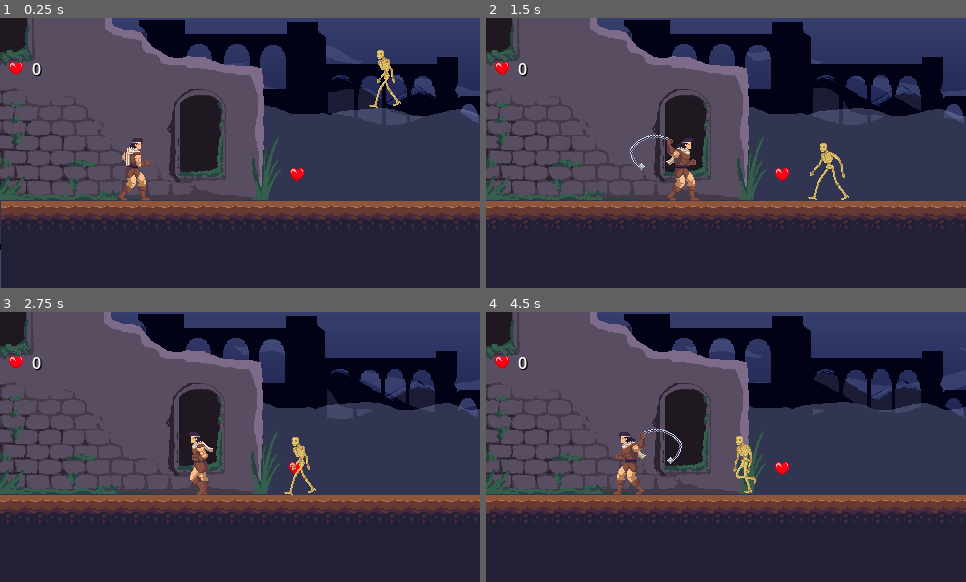
Above: before the commit, frames 1-4 (two rows, left to right).
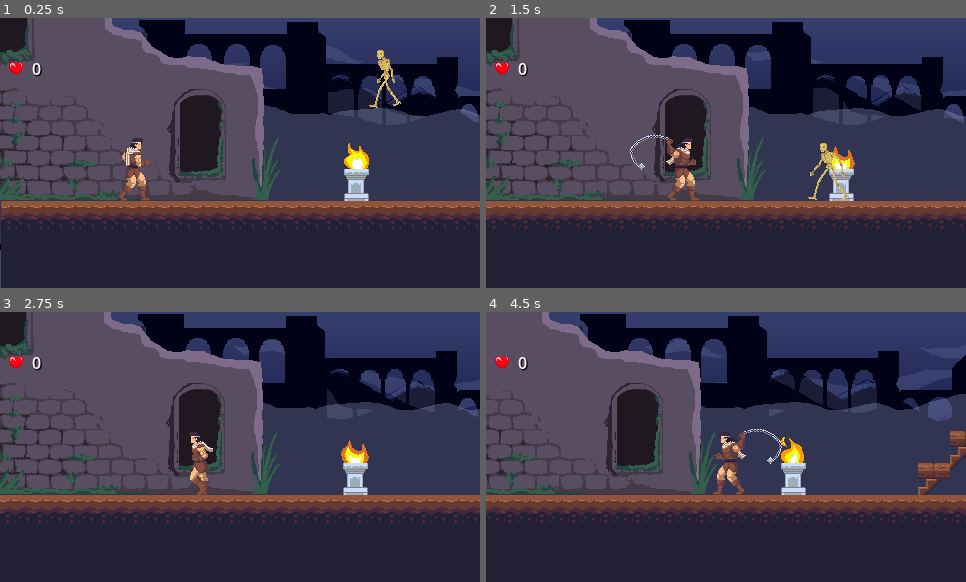
Above: after the commit, the same moments.

Repository: Brnn0/Plataforma-2D-em-Godot
Game: Godot game, scene res://scenes/fase.tscn
The game is run twice, just before and just after one commit, with the same random seed, the same clock (stepped at 60 frames per second) and the same inputs.
Inputs:
- Up to frame 1 (0.25 s): no input
- Up to frame 2 (1.5 s): hold D (move_right) from 0.53 s (still down); tap O (attack) at 0.6, 1.35 s; tap P (jump) at 0.77 s
- Up to frame 3 (2.75 s): tap P (jump) at 1.52 s; release D (move_right) at 2.03 s; hold A (move_left) from 2.03 s (still down); tap O (attack) at 2.1 s
- Up to frame 4 (4.5 s): release A (move_left) at 2.78 s; hold D (move_right) 2.78-4.28 s; tap O (attack) at 2.85, 3.6, 4.35 s; tap P (jump) at 3.02, 3.77 s; hold A (move_left) from 4.28 s (still down)

The runs differ from the first frame. In frame 1, 0.9% of the frame differs, in the area x 60-77%, y 46-68%; in frame 2, 0.7%; in frame 3, 1.2%; in frame 4, 30%, in the area x 0-100%, y 0-79%.

Commit message:
sistema de ataque atualizado
inicio do desenvolvimento de objetos quebráveis

Diff:
--- a/project.godot
+++ b/project.godot
@@ -34,6 +34,8 @@
 [global_group]
 
 Player=""
+Whip=""
+Enemies=""
 
 [input]
 
--- a/scenes/esqueleto.tscn
+++ b/scenes/esqueleto.tscn
@@ -32,7 +32,7 @@
 
 [sub_resource type="Animation" id="Animation_tqj84"]
 resource_name = "death"
-length = 0.5
+length = 0.4
 tracks/0/type = "value"
 tracks/0/imported = false
 tracks/0/enabled = true
@@ -44,6 +44,20 @@
 "transitions": PackedFloat32Array(1, 1, 1, 1, 1),
 "update": 1,
 "values": [ExtResource("1_h7pv6"), ExtResource("2_iylif"), ExtResource("3_yaghj"), ExtResource("4_gmawe"), ExtResource("5_72x2f")]
+}
+tracks/1/type = "method"
+tracks/1/imported = false
+tracks/1/enabled = true
+tracks/1/path = NodePath(".")
+tracks/1/interp = 1
+tracks/1/loop_wrap = true
+tracks/1/keys = {
+"times": PackedFloat32Array(0.4),
+"transitions": PackedFloat32Array(1),
+"values": [{
+"args": [],
+"method": &"queue_free"
+}]
 }
 
 [sub_resource type="Animation" id="Animation_okymd"]
@@ -97,7 +111,7 @@
 
 [node name="esqueleto" type="CharacterBody2D" groups=["Enemies"]]
 collision_layer = 8
-collision_mask = 7
+collision_mask = 6
 script = ExtResource("1_h5xn1")
 
 [node name="Sprite2D" type="Sprite2D" parent="."]
@@ -127,7 +141,6 @@
 position = Vector2(-30, 4)
 collision_layer = 8
 collision_mask = 9
-collision_priority = 5.0
 
 [node name="CollisionShape2D" type="CollisionShape2D" parent="hitbox"]
 position = Vector2(31, -2)
--- a/scenes/fase.tscn
+++ b/scenes/fase.tscn
@@ -15,7 +15,7 @@
 [ext_resource type="Texture2D" uid="uid://c7bgy5epoapmk" path="res://assets/Map/backgrounds/ruinas1.png" id="9_kgo0k"]
 [ext_resource type="PackedScene" uid="uid://bacxn1pt73rxw" path="res://scenes/esqueleto.tscn" id="12_sgcvl"]
 [ext_resource type="PackedScene" uid="uid://lmvp4qvnqxun" path="res://scenes/checkpoint.tscn" id="14_5uwob"]
-[ext_resource type="PackedScene" uid="uid://cfw4sbnc04qxi" path="res://scenes/heart.tscn" id="14_38tbr"]
+[ext_resource type="PackedScene" uid="uid://d03eo4ivodv33" path="res://scenes/tocha.tscn" id="15_ykqb8"]
 
 [sub_resource type="SegmentShape2D" id="SegmentShape2D_1a32i"]
 a = Vector2(2, 519)
@@ -728,11 +728,8 @@
 [node name="items" type="Node2D" parent="."]
 z_index = 4
 
-[node name="heart" parent="items" instance=ExtResource("14_38tbr")]
-position = Vector2(392, 485)
-
-[node name="heart2" parent="items" instance=ExtResource("14_38tbr")]
-position = Vector2(611, 410)
+[node name="tocha" parent="items" instance=ExtResource("15_ykqb8")]
+position = Vector2(451, 480)
 
 [node name="checkpoints" type="Node2D" parent="."]
 z_index = 5
--- a/scenes/heart.tscn
+++ b/scenes/heart.tscn
@@ -6,7 +6,7 @@
 [sub_resource type="CircleShape2D" id="CircleShape2D_oixln"]
 radius = 8.0
 
-[node name="heart" type="Node2D"]
+[node name="heart" type="Node2D" groups=["Enemies"]]
 script = ExtResource("1_7bb5i")
 
 [node name="Sprite2D" type="Sprite2D" parent="."]
--- a/scenes/player.tscn
+++ b/scenes/player.tscn
@@ -275,6 +275,18 @@
 "update": 1,
 "values": [true]
 }
+tracks/2/type = "value"
+tracks/2/imported = false
+tracks/2/enabled = true
+tracks/2/path = NodePath(".:hit")
+tracks/2/interp = 1
+tracks/2/loop_wrap = true
+tracks/2/keys = {
+"times": PackedFloat32Array(0.5),
+"transitions": PackedFloat32Array(1),
+"update": 1,
+"values": [false]
+}
 
 [sub_resource type="Animation" id="Animation_t725o"]
 resource_name = "idle"
@@ -288,7 +300,7 @@
 tracks/0/keys = {
 "times": PackedFloat32Array(0, 0.2, 0.366667, 0.566667, 0.9),
 "transitions": PackedFloat32Array(1, 1, 1, 1, 1),
-"update": 0,
+"update": 1,
 "values": [ExtResource("2_tqcgh"), ExtResource("3_ufxu0"), ExtResource("4_wfrks"), ExtResource("5_5ceek"), ExtResource("2_tqcgh")]
 }
 tracks/1/type = "value"
@@ -486,6 +498,7 @@
 [node name="CollisionShape2D" type="CollisionShape2D" parent="whip"]
 position = Vector2(58, -10)
 shape = SubResource("RectangleShape2D_kx2mi")
+disabled = true
 
 [node name="hurtbox" type="Area2D" parent="."]
 collision_mask = 9
@@ -499,3 +512,5 @@
 position = Vector2(-1, 9)
 shape = SubResource("CapsuleShape2D_lbosk")
 debug_color = Color(0.923643, 0.253234, 0.286375, 0.42)
+
+[connection signal="area_entered" from="whip" to="." method="_on_whip_area_entered"]
--- a/scenes/tocha.tscn
+++ b/scenes/tocha.tscn
@@ -1,6 +1,7 @@
-[gd_scene load_steps=12 format=3 uid="uid://c7f8jvfsg3nwj"]
+[gd_scene load_steps=14 format=3 uid="uid://d03eo4ivodv33"]
 
 [ext_resource type="Texture2D" uid="uid://l4wow0oyw8qy" path="res://assets/Map/Itens/Objetos/Tocha/TochaBreak1.png" id="1_8gb0v"]
+[ext_resource type="Script" path="res://script/tocha.gd" id="1_usp8x"]
 [ext_resource type="Texture2D" uid="uid://cs4cvcpc8paxq" path="res://assets/Map/Itens/Objetos/Tocha/TochaBreak2.png" id="2_s7iyd"]
 [ext_resource type="Texture2D" uid="uid://c2bi8mk6pe6ya" path="res://assets/Map/Itens/Objetos/Tocha/TochaBreak3.png" id="3_sycok"]
 [ext_resource type="Texture2D" uid="uid://3el0tegtx0nl" path="res://assets/Map/Itens/Objetos/Tocha/TochaBreak4.png" id="4_iy747"]
@@ -10,7 +11,10 @@
 [ext_resource type="Texture2D" uid="uid://d4eir1s2lbtow" path="res://assets/Map/Itens/Objetos/Tocha/Tocha3.png" id="8_qvv3k"]
 [ext_resource type="Texture2D" uid="uid://b7ur3fv0qwjo" path="res://assets/Map/Itens/Objetos/Tocha/Tocha4.png" id="9_8ueec"]
 
-[sub_resource type="SpriteFrames" id="SpriteFrames_ickvf"]
+[sub_resource type="RectangleShape2D" id="RectangleShape2D_t25co"]
+size = Vector2(15, 26)
+
+[sub_resource type="SpriteFrames" id="SpriteFrames_w8sdr"]
 animations = [{
 "frames": [{
 "duration": 1.0,
@@ -50,13 +54,19 @@
 "speed": 10.0
 }]
 
-[sub_resource type="RectangleShape2D" id="RectangleShape2D_ec86d"]
+[sub_resource type="RectangleShape2D" id="RectangleShape2D_dnhla"]
 size = Vector2(37, 66)
 
-[node name="Tocha" type="Node2D"]
+[node name="tocha" type="StaticBody2D"]
+collision_layer = 32
+script = ExtResource("1_usp8x")
+
+[node name="CollisionShape2D" type="CollisionShape2D" parent="."]
+position = Vector2(0, 11)
+shape = SubResource("RectangleShape2D_t25co")
 
 [node name="animation" type="AnimatedSprite2D" parent="."]
-sprite_frames = SubResource("SpriteFrames_ickvf")
+sprite_frames = SubResource("SpriteFrames_w8sdr")
 autoplay = "default"
 
 [node name="Area2D" type="Area2D" parent="."]
@@ -64,4 +74,6 @@
 
 [node name="CollisionShape2D" type="CollisionShape2D" parent="Area2D"]
 position = Vector2(0.5, -1)
-shape = SubResource("RectangleShape2D_ec86d")
+shape = SubResource("RectangleShape2D_dnhla")
+
+[connection signal="area_entered" from="Area2D" to="." method="_on_area_2d_area_entered"]
--- a/script/core/GameManager.gd
+++ b/script/core/GameManager.gd
@@ -7,10 +7,11 @@
 var player: Player
 
 func respawn_player():
+
+	player.health = player.max_health
 	if current_checkpoint != null:
 		player.position = current_checkpoint.global_position
 		player.is_alive = true
-
 func gain_hearts(hearts_gained):
 	hearts += hearts_gained
 	emit_signal("gained_hearts", hearts_gained)
--- a/script/esqueleto.gd
+++ b/script/esqueleto.gd
@@ -1,6 +1,6 @@
 extends CharacterBody2D
 
-const SPEED = 2000.0
+var SPEED = 2000.0
 const JUMP_VELOCITY = -400.0
 var direction := -1
 @onready var sprite_2d: Sprite2D = $Sprite2D
@@ -9,8 +9,13 @@
 @onready var floor_detec: RayCast2D = $floor_detec
 @onready var collision_2: CollisionShape2D = $hitbox/collision2
 
+var max_health = 3
+var health = 0
+var dead = false
+
 func _ready() -> void:
 	animation.play("walk")
+	var health = max_health
 
 func _physics_process(delta: float) -> void:
 
@@ -24,7 +29,6 @@
 
 	velocity.x = direction * SPEED * delta
 
-
 	move_and_slide()
 
 func flip():
@@ -33,8 +37,15 @@
 
 
 func _on_hitbox_area_entered(area: Area2D) -> void:
-	if area.get_parent() is Player and not is_in_group("Whip"):
-		area.get_parent().die()
+	if area.get_parent() is Player and not is_in_group("Whip") and !dead:
+		area.get_parent().take_damage(1)
+
+func take_damage(damage_amount : int):
+	health -= damage_amount
+	if health <= 0:
+		die()
 
 func die():
-	queue_free()
+	dead = true
+	SPEED = 0
+	animation.play("death")
--- a/script/player.gd
+++ b/script/player.gd
@@ -12,23 +12,28 @@
 
 @export var SPEED = 120.0
 @export var JUMP_VELOCITY = -300.0
+@export var hit = false
+@export var is_alive = true
 
 var attacking = false
 var crouching = false
-var is_alive = true
+var max_health = 3
+var health = 0
+var can_take_damage = true
 
 var gravity = ProjectSettings.get_setting("physics/2d/default_gravity")
 
 func _ready() -> void:
 	GameManager.player = self
+	health = max_health
 
 func _process(delta):
 
 	if is_alive == true:
-		if Input.is_action_just_pressed("attack"):
+		if Input.is_action_just_pressed("attack") and !hit:
 			attack()
 
-		if Input.is_action_pressed("move_down"):
+		if Input.is_action_pressed("move_down") and !hit:
 			crouching = true
 			crouch()
 
@@ -39,7 +44,7 @@
 	area_collisionStand.disabled = false
 	area_collisionCrouch.disabled = true
 
-	if is_alive == true:
+	if is_alive == true and !hit:
 		if  Input.is_action_just_pressed("move_left"):
 			sprite.scale.x = abs(sprite.scale.x) * -1
 			whip.scale.x = abs(sprite.scale.x) * -1
@@ -89,11 +94,11 @@
 		crouching = false
 
 func attack():
-	var overlapping_objects = whip.get_overlapping_areas()
+	#var overlapping_objects = whip.get_overlapping_areas()
 
-	for area in overlapping_objects:
-		if area.get_parent().is_in_group("Enemies"):
-			area.get_parent().die()
+	#for area in overlapping_objects:
+		#if area.get_parent().is_in_group("Enemies"):
+			#area.get_parent().die()
 
 	if is_on_floor() and crouching == false:
 		attacking = true
@@ -107,8 +112,12 @@
 		whip.visible = true
 		animation.play("anim/jump_attack")
 
+func _on_whip_area_entered(area: Area2D) -> void:
+	if area.get_parent().is_in_group("Enemies"):
+			area.get_parent().take_damage(3)
+
 func update_animation():
-	if !attacking and is_alive == true:
+	if !attacking and !hit and is_alive != false:
 		crouching= false
 		whip.visible = false
 		if is_on_floor() and velocity.x != 0:
@@ -118,9 +127,25 @@
 		if is_on_floor() == false:
 			animation.play("anim/jump")
 
+func take_damage(damage_amount : int):
+	if can_take_damage:
+		hit = true
+		attacking = false
+		animation.play("anim/hit")
+		iframes()
+		health -= damage_amount
+		if health <= 0:
+			die()
+
+func iframes():
+	can_take_damage = false
+	await get_tree().create_timer(1).timeout
+	can_take_damage = true
+
 func die():
 	is_alive = false
 	whip.visible = false
-	animation.play("anim/death")
-	await animation.animation_finished
+	if is_alive == false:
+		animation.play("anim/death")
+		await animation.animation_finished
 	GameManager.respawn_player()
--- /dev/null
+++ b/script/tocha.gd
@@ -0,0 +1,29 @@
+extends StaticBody2D
+
+@export var max_health = 1
+@onready var animation: AnimatedSprite2D = $animation
+@onready var area_2d: Area2D = $Area2D
+
+var health = max_health
+var breaking = false
+
+func _on_area_2d_area_entered(area: Area2D) -> void:
+	if area.is_in_group("Player") and not breaking:
+		take_damage(1)
+
+func take_damage(damage_amount : int):
+	health -= damage_amount
+	if health <= 0:
+		breaking_candle()
+
+func breaking_candle():
+	breaking = true
+	call_deferred("drop_items")
+	animation.play("break")
+	await animation.animation_finished
+	queue_free()
+
+func drop_items():
+	var heart = preload("res://scenes/heart.tscn").instantiate()
+	get_parent().add_child(heart)
+	heart.position = position + Vector2(randf_range(-40,40),0)
